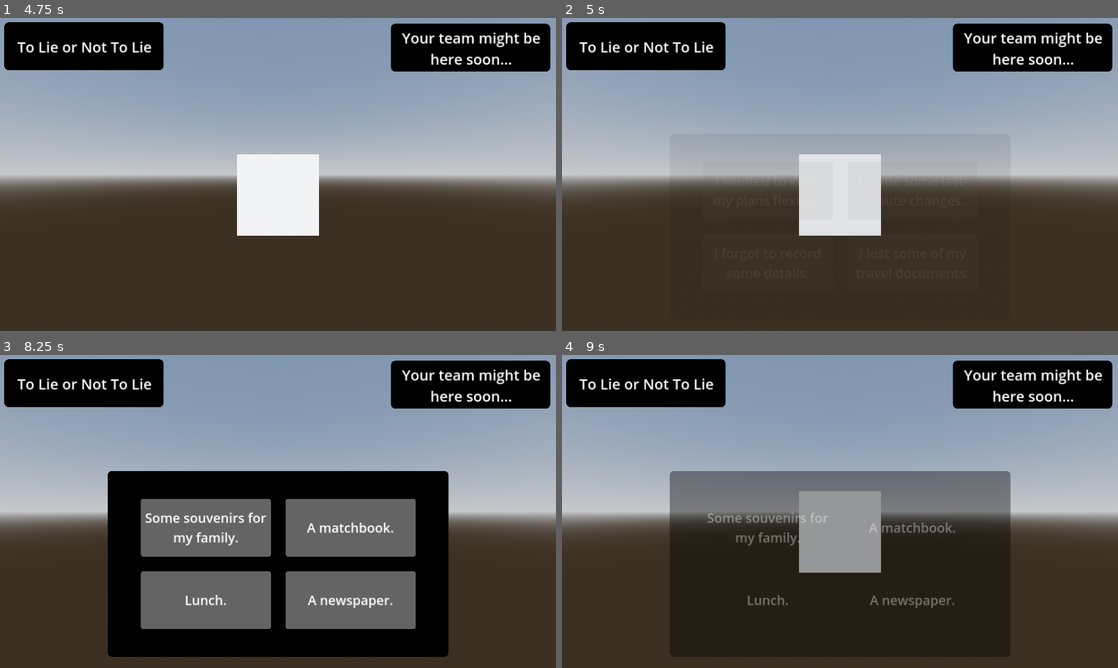
Above: before the commit, frames 1-4 (two rows, left to right).
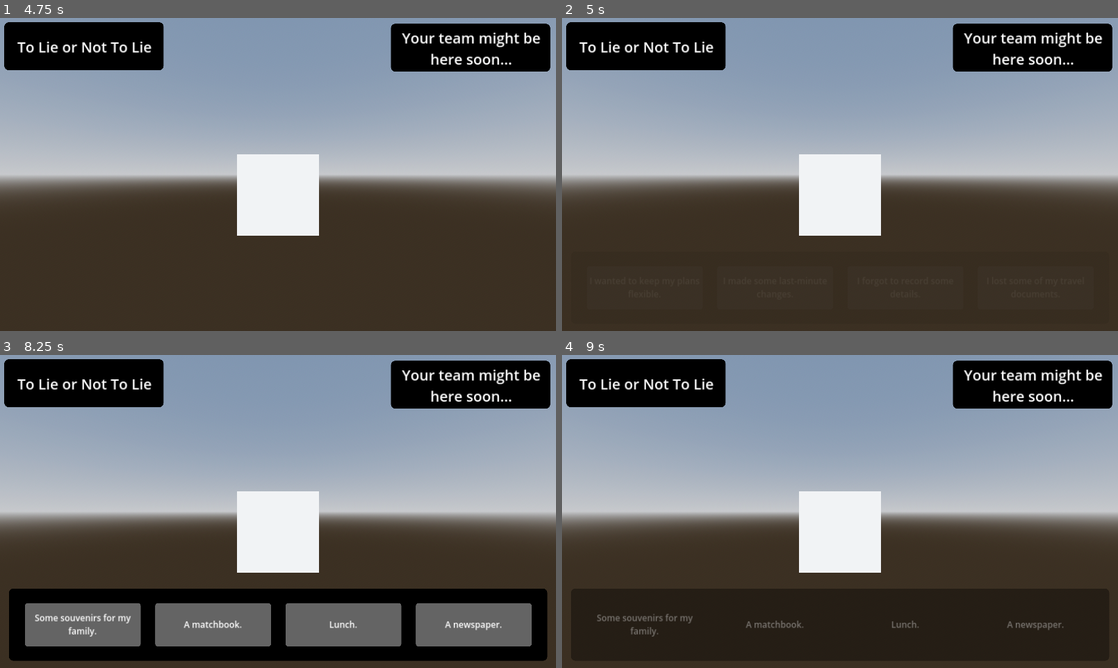
Above: after the commit, the same moments.

Repository: ZaneWallace20/Game_Jam
Game: Godot game, scene res://Scenes/home.tscn
The game is run twice, just before and just after one commit, with the same random seed, the same clock (stepped at 60 frames per second) and the same inputs.
Inputs:
- Up to frame 1 (4.75 s): click "Start" at 0.5 s; tap Enter at 1.25, 3.5 s; tap Space at 2.75, 4.25 s
- Up to frame 2 (5 s): no input
- Up to frame 3 (8.25 s): click "I wanted to keep my plans fle…" at 5 s; tap Enter at 5.75 s; tap Space at 6.5 s
- Up to frame 4 (9 s): click "Some souvenirs for my family." at 8.75 s

Frame 1 is identical in both runs. In frame 2, 2.1% of the frame differs, in the area x 42-58%, y 46-70%; in frame 3, 38%, in the area x 1-99%, y 37-98%; in frame 4, 15%.

Commit message:
Looks on Main
Buttons on the bottom, some font changes.

Diff:
--- a/Game/Imports/hud_button_label.tres
+++ b/Game/Imports/hud_button_label.tres
@@ -6,4 +6,4 @@
 
 [resource]
 font = SubResource("SystemFont_v0agg")
-font_size = 45
+font_size = 30
--- a/Game/Scene_Code/main_room.gd
+++ b/Game/Scene_Code/main_room.gd
@@ -2,7 +2,7 @@
 
 @onready var animation_player: AnimationPlayer = $AnimationPlayer
 @onready var hud: Control = $Hud
-@onready var static_player: AudioStreamPlayer = $static
+@onready var static_player: AudioStreamPlayer3D = $static
 @onready var voice: AudioStreamPlayer3D = $voice
 
 var static_playing = false
@@ -149,6 +149,10 @@
 		# start question
 		ask_question()
 
+
+func answerd_truth():
+	await speek_correct()
+
 # called from hud when question answered
 func answered_question(data: String):
 
--- a/Game/Scenes/hud.tscn
+++ b/Game/Scenes/hud.tscn
@@ -188,38 +188,38 @@
 visible = false
 modulate = Color(1, 1, 1, 0)
 layout_mode = 1
+anchors_preset = 7
+anchor_left = 0.5
+anchor_top = 1.0
+anchor_right = 0.5
+anchor_bottom = 1.0
+offset_left = -929.0
+offset_top = -274.0
+offset_right = 930.0
+offset_bottom = -25.0
+grow_horizontal = 2
+grow_vertical = 0
+theme_override_styles/panel = ExtResource("2_nscj8")
+
+[node name="button_grid" type="GridContainer" parent="buttons_background"]
+layout_mode = 1
 anchors_preset = 8
 anchor_left = 0.5
 anchor_top = 0.5
 anchor_right = 0.5
 anchor_bottom = 0.5
-offset_left = -588.0
-offset_top = -140.0
-offset_right = 589.0
-offset_bottom = 501.0
-grow_horizontal = 2
-grow_vertical = 2
-theme_override_styles/panel = ExtResource("2_nscj8")
-
-[node name="button_grid" type="GridContainer" parent="buttons_background"]
-layout_mode = 1
-anchors_preset = 8
-anchor_left = 0.5
-anchor_top = 0.5
-anchor_right = 0.5
-anchor_bottom = 0.5
-offset_left = -424.5
-offset_top = -100.0
-offset_right = 424.5
-offset_bottom = 100.0
+offset_left = -200.0
+offset_top = -75.0
+offset_right = 200.0
+offset_bottom = 75.0
 grow_horizontal = 2
 grow_vertical = 2
 theme_override_constants/h_separation = 50
 theme_override_constants/v_separation = 50
-columns = 2
+columns = 4
 
 [node name="temp_button" type="Button" parent="buttons_background/button_grid"]
-custom_minimum_size = Vector2(450, 200)
+custom_minimum_size = Vector2(400, 150)
 layout_mode = 2
 theme_override_styles/focus = SubResource("StyleBoxEmpty_dnrdj")
 theme_override_styles/disabled_mirrored = SubResource("StyleBoxEmpty_5tkoa")
@@ -305,4 +305,14 @@
 horizontal_alignment = 1
 vertical_alignment = 1
 
+[node name="ColorRect" type="ColorRect" parent="."]
+visible = false
+layout_mode = 1
+anchors_preset = 15
+anchor_right = 1.0
+anchor_bottom = 1.0
+grow_horizontal = 2
+grow_vertical = 2
+color = Color(1, 0.137255, 0.129412, 0.196078)
+
 [connection signal="animation_finished" from="AnimationPlayer" to="." method="_on_animation_player_animation_finished"]
--- a/Game/Scenes/main_room.tscn
+++ b/Game/Scenes/main_room.tscn
@@ -75,11 +75,13 @@
 environment = SubResource("Environment_idveb")
 
 [node name="Cam" type="Camera3D" parent="."]
+current = true
 fov = 1.0
 
-[node name="static" type="AudioStreamPlayer" parent="."]
+[node name="static" type="AudioStreamPlayer3D" parent="."]
+transform = Transform3D(1, 0, 0, 0, 1, 0, 0, 0, 1, 0, 0, -2.85754)
 stream = ExtResource("4_5j5bt")
-volume_db = -8.0
+volume_db = -15.0
 
 [node name="voice" type="AudioStreamPlayer3D" parent="."]
 transform = Transform3D(1, 0, 0, 0, 1, 0, 0, 0, 1, 0, 0, -2.66798)
